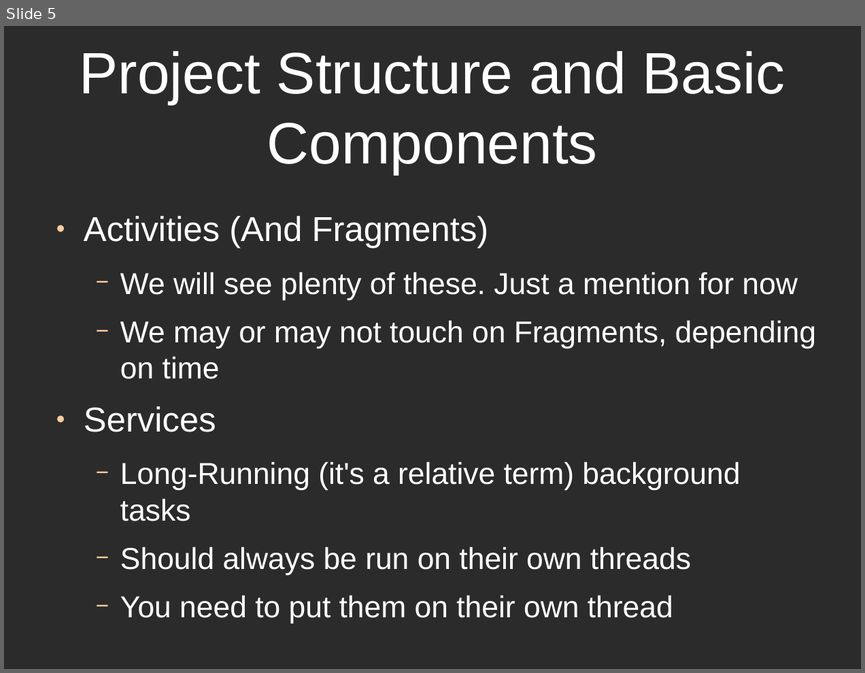
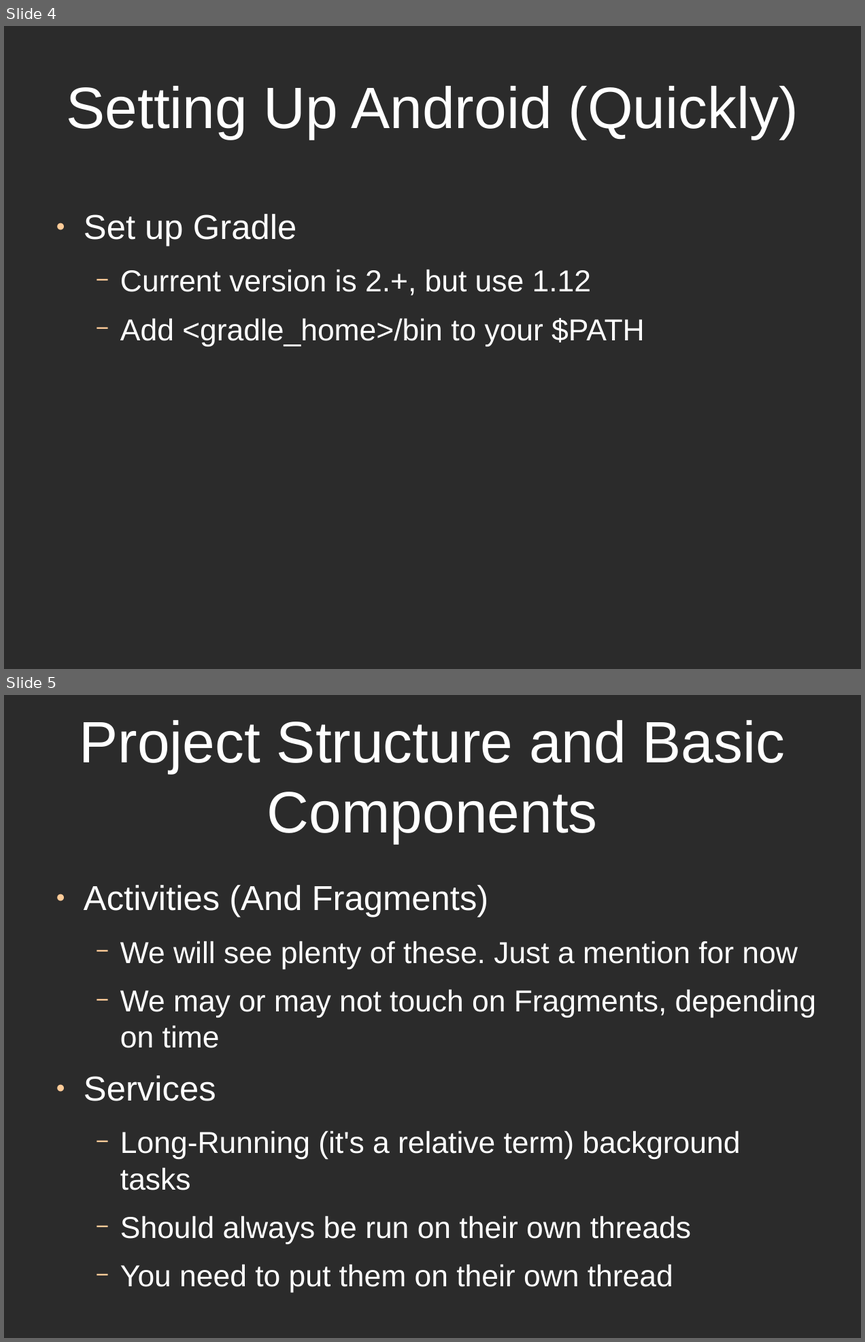
Before and after one commit to alphonzo79/HelloAndroidExample, a slide deck: HelloAndroidPresentationSlides.odp. Shown one above the other, each under a label of ours: slide 5 before the commit, slides 4 and 5 after it. The pictures are 865x673 and 865x1342 pixels, drawn with LibreOffice and Linux fonts; fonts in the diff are those of the drawing; background and template pictures are left out; a plain dark background stands for a picture behind light text. Boxes give left, top, right and bottom in pixels: in the first picture for what was removed or moved away, otherwise in the second. Text is boxed around its words. In the diff, an @@ line names an element or a change of style, - is before the commit and + after.

Commit message:
Updating slides and gradle files

```diff
--- a/HelloAndroidPresentationSlides.odp
+++ b/HelloAndroidPresentationSlides.odp
@@ slide 4 added at [4,26,861,669], background picture (left out) @@
@@ title added at [67,86,798,139], 54 pt, text #FFFFFF @@
+Setting Up Android (Quickly)
@@ text added at [84,214,645,346], 28 pt, text #FFFFFF @@
+● Set up Gradle
+  − Current version is 2.+, but use 1.12
+  − Add <gradle_home>/bin to your $PATH
```
Also in this commit, not shown: 4 slides changed, 3 other slides added, 2 slides removed, 3 other files.
